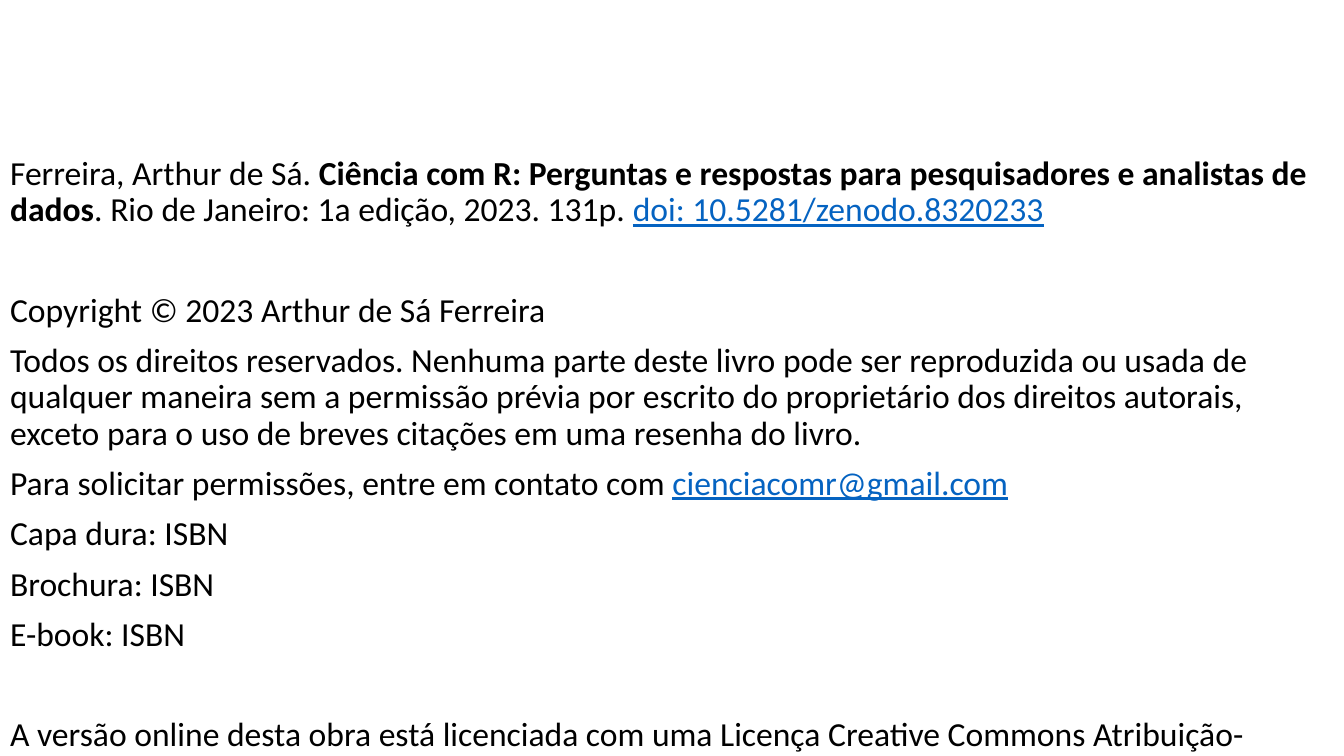
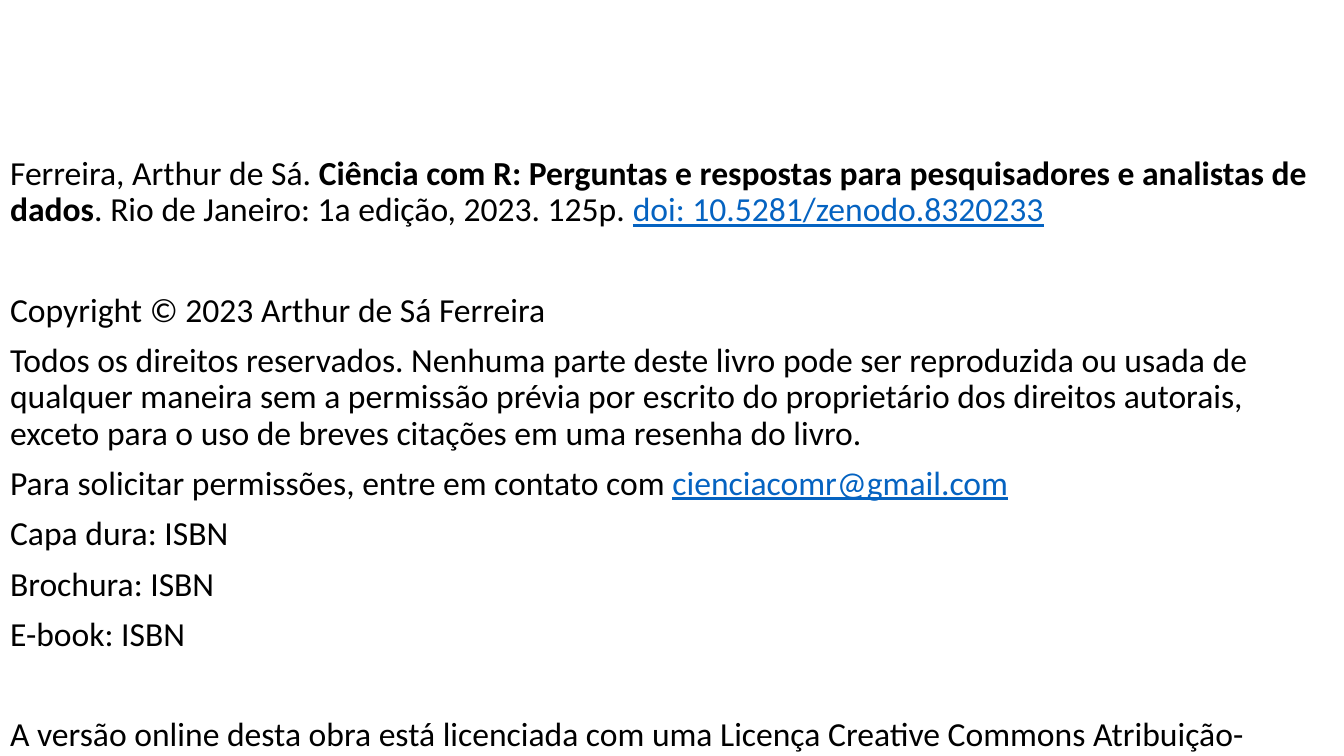
Before and after one commit to FerreiraAS/Ciencia-com-R, a slide deck: slide 2 of docs/Ciencia-com-R.pptx. Drawn at 1344x756 pixels with LibreOffice and Linux fonts; fonts in the diff are those of the drawing. Boxes give left, top, right and bottom in pixels: in the first picture for what was removed or moved away, otherwise in the second. Text is boxed around its words. In the diff, an @@ line names an element or a change of style, - is before the commit and + after.

```diff
--- a/docs/Ciencia-com-R.pptx
+++ b/docs/Ciencia-com-R.pptx
@@ text at [10, 161, 1307, 227]: text changed @@
-Ferreira, Arthur de Sá. Ciência com R: Perguntas e respostas para pesquisadores e analistas de dados. Rio de Janeiro: 1a edição, 2023. 131p. doi: 10.5281/zenodo.8320233
+Ferreira, Arthur de Sá. Ciência com R: Perguntas e respostas para pesquisadores e analistas de dados. Rio de Janeiro: 1a edição, 2023. 125p. doi: 10.5281/zenodo.8320233
```
Also in this commit, not shown: 11 other files.
